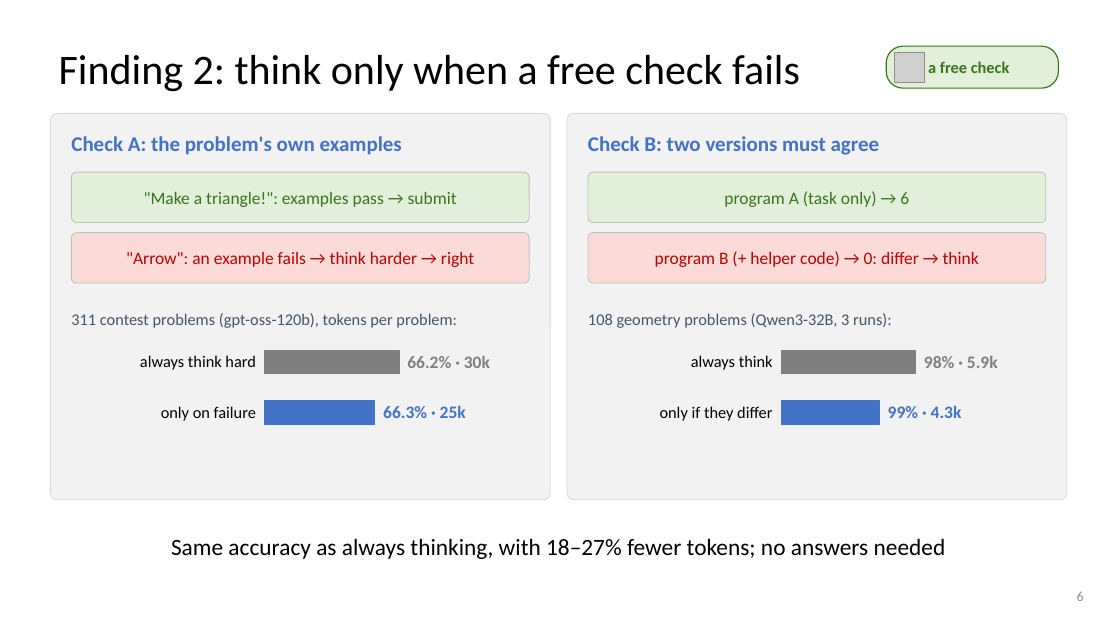
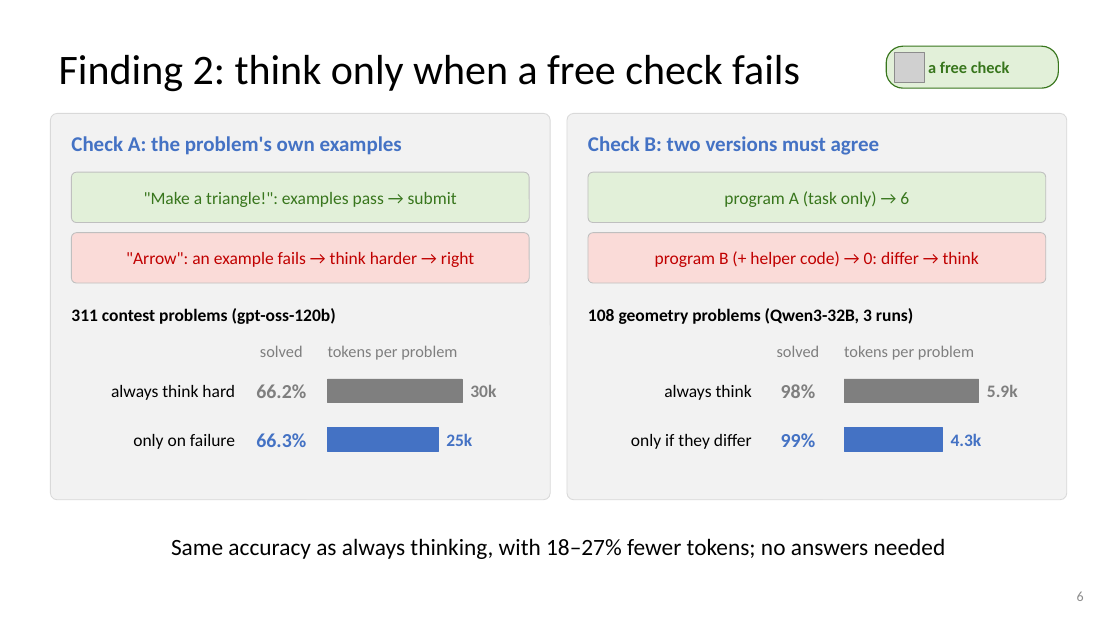
Before and after one commit to dlwns147/CSED490E_Project_Team5, a slide deck: slide 6 of PROPOSAL_slides.pptx. Drawn at 1120x630 pixels with LibreOffice and Linux fonts; fonts in the diff are those of the drawing; grey boxes stand for pictures. Boxes give left, top, right and bottom in pixels: in the first picture for what was removed or moved away, otherwise in the second. Text is boxed around its words. In the diff, an @@ line names an element or a change of style, - is before the commit and + after.

```diff
--- a/PROPOSAL_slides.pptx
+++ b/PROPOSAL_slides.pptx
@@ text at (x1=71, y1=308, x2=336, y2=324): text changed; size 14 to 15 pt; text colour #44546A to #000000; bold on @@
-311 contest problems (gpt-oss-120b), tokens per problem:
+311 contest problems (gpt-oss-120b)
@@ text at (x1=588, y1=308, x2=913, y2=324): text changed; size 14 to 15 pt; text colour #44546A to #000000; bold on @@
-108 geometry problems (Qwen3-32B, 3 runs):
+108 geometry problems (Qwen3-32B, 3 runs)
@@ text added at (x1=260, y1=346, x2=303, y2=357), 14 pt, text #7F7F7F @@
+solved
@@ text added at (x1=328, y1=346, x2=457, y2=360), 14 pt, text #7F7F7F @@
+tokens per problem
@@ text added at (x1=777, y1=346, x2=820, y2=357), 14 pt, text #7F7F7F @@
+solved
@@ text added at (x1=844, y1=346, x2=974, y2=360), 14 pt, text #7F7F7F @@
+tokens per problem
@@ size 14 to 15 pt in 4 elements at (x1=133, y1=434, x2=235, y2=449), (x1=631, y1=434, x2=752, y2=449), (x1=664, y1=385, x2=752, y2=400), (x1=111, y1=385, x2=235, y2=400) @@
@@ text "always think hard" moved from (x1=140, y1=355, x2=256, y2=370) to (x1=111, y1=385, x2=235, y2=400) @@
@@ text at (x1=256, y1=384, x2=306, y2=398): text changed; size 15 to 17 pt @@
-66.2% · 30k
+66.2%
@@ rectangle moved from (x1=265, y1=350, x2=399, y2=374) to (x1=328, y1=379, x2=462, y2=402) @@
@@ text added at (x1=470, y1=385, x2=496, y2=397), 15 pt, text #7F7F7F, bold @@
+30k
@@ text "always think" moved from (x1=691, y1=355, x2=773, y2=370) to (x1=664, y1=385, x2=752, y2=400) @@
@@ text added at (x1=781, y1=384, x2=816, y2=398), 17 pt, text #7F7F7F, bold @@
+98%
@@ rectangle moved from (x1=781, y1=350, x2=916, y2=374) to (x1=844, y1=379, x2=979, y2=402) @@
@@ text at (x1=987, y1=385, x2=1018, y2=397): text changed @@
-98% · 5.9k
+5.9k
@@ text "only on failure" moved from (x1=161, y1=406, x2=256, y2=421) to (x1=133, y1=434, x2=235, y2=449) @@
@@ text "only if they differ" moved from (x1=660, y1=406, x2=772, y2=421) to (x1=631, y1=434, x2=752, y2=449) @@
@@ text at (x1=256, y1=433, x2=306, y2=447): text changed; size 15 to 17 pt @@
-66.3% · 25k
+66.3%
@@ rectangle moved from (x1=265, y1=401, x2=375, y2=424) to (x1=328, y1=428, x2=438, y2=451) @@
@@ text added at (x1=446, y1=433, x2=472, y2=446), 15 pt, text #4472C4, bold @@
+25k
@@ text added at (x1=781, y1=433, x2=816, y2=447), 17 pt, text #4472C4, bold @@
+99%
@@ rectangle moved from (x1=781, y1=401, x2=880, y2=424) to (x1=844, y1=428, x2=943, y2=451) @@
@@ text at (x1=951, y1=433, x2=982, y2=446): text changed @@
-99% · 4.3k
+4.3k
```
Also in this commit, not shown: 7 other slides changed, 3 other files.
